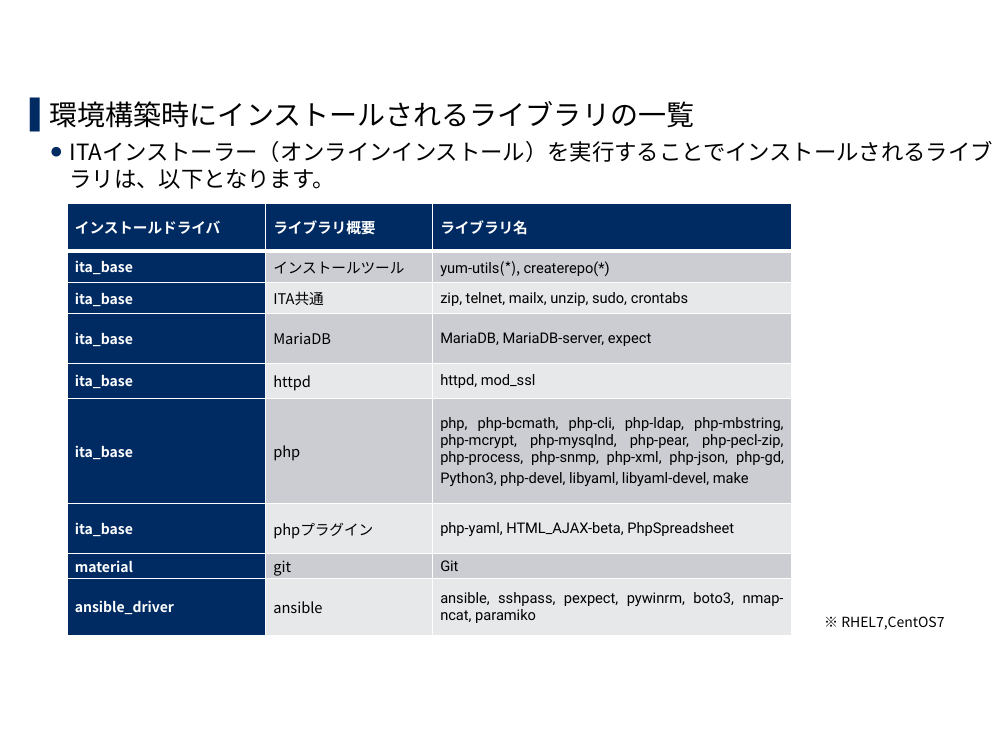
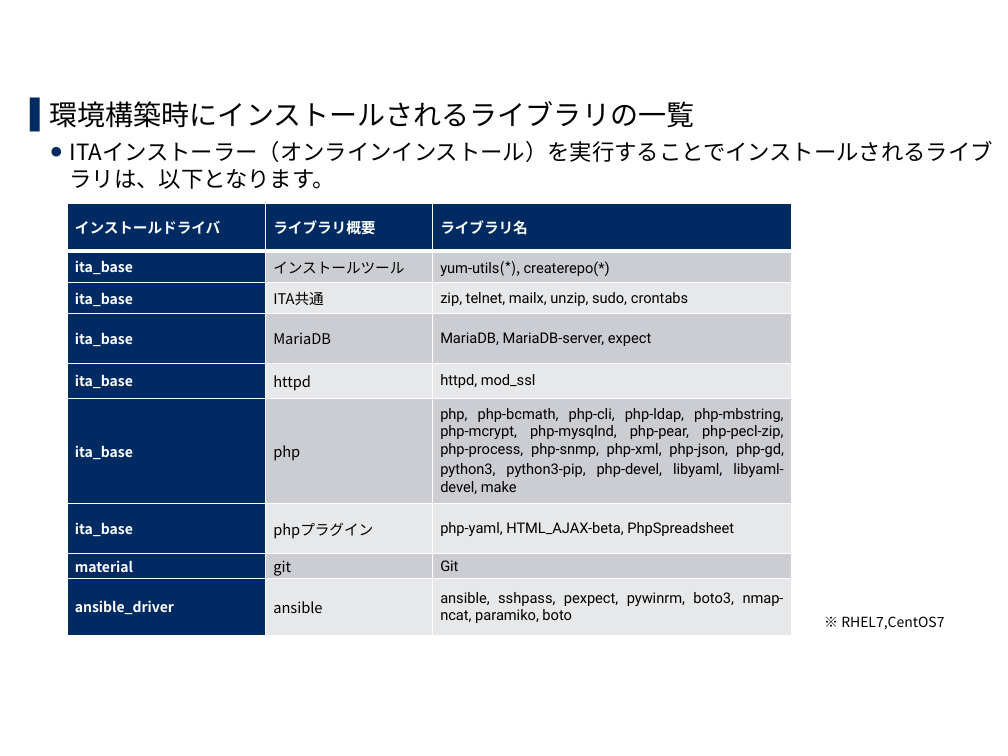
Before and after one commit to exastro-suite/it-automation-docs, a slide deck: slide 22 of asset/Learn_ja/ITA-online-install_ja.pptx. Drawn at 1008x756 pixels with LibreOffice and Linux fonts; fonts in the diff are those of the drawing; background and template pictures are left out. Boxes give left, top, right and bottom in pixels: in the first picture for what was removed or moved away, otherwise in the second. Text is boxed around its words. In the diff, an @@ line names an element or a change of style, - is before the commit and + after.

```diff
--- a/asset/Learn_ja/ITA-online-install_ja.pptx
+++ b/asset/Learn_ja/ITA-online-install_ja.pptx
@@ table at box(68, 204, 792, 636) @@
-row 6, column 3: php, php-bcmath, php-cli, php-ldap, php-mbstring, php-mcrypt, php-mysqlnd, php-pear, php-pecl-zip, php-process, php-snmp, php-xml, php-json, php-gd, Python3, php-devel, libyaml, libyaml-devel, make
+row 6, column 3: php, php-bcmath, php-cli, php-ldap, php-mbstring, php-mcrypt, php-mysqlnd, php-pear, php-pecl-zip, php-process, php-snmp, php-xml, php-json, php-gd, python3, python3-pip, php-devel, libyaml, libyaml-devel, make
-row 9, column 3: ansible, sshpass, pexpect, pywinrm, boto3, nmap-ncat, paramiko
+row 9, column 3: ansible, sshpass, pexpect, pywinrm, boto3, nmap-ncat, paramiko, boto
```
Also in this commit, not shown: 8 other slides changed, 21 other files.
